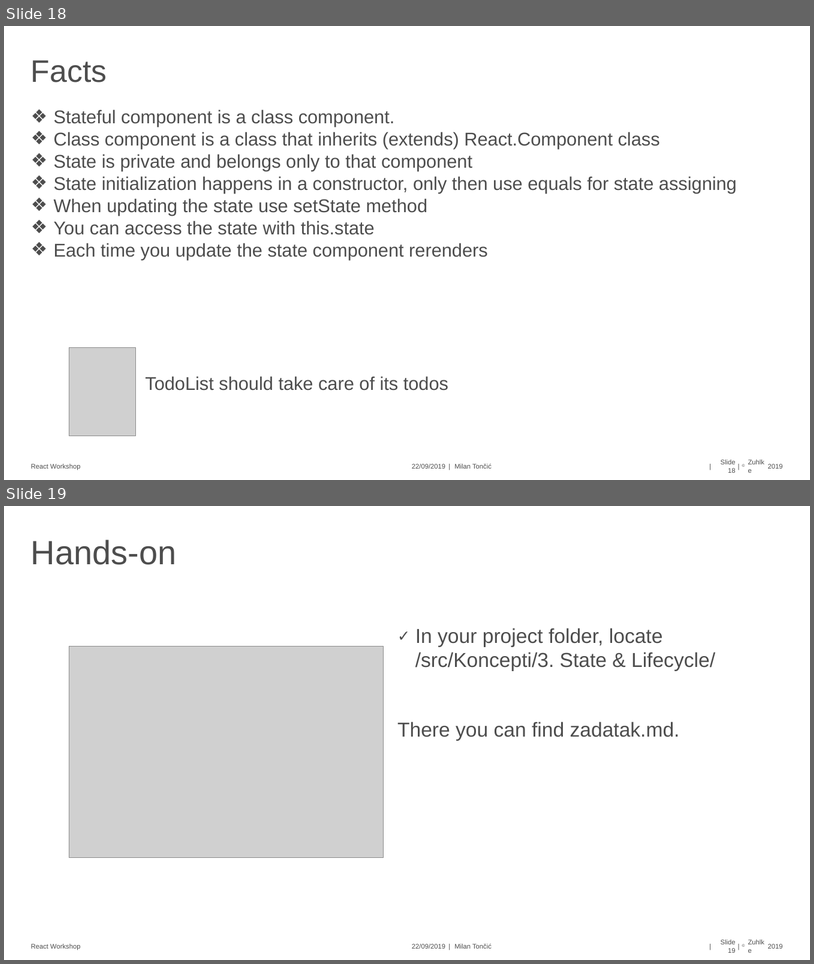
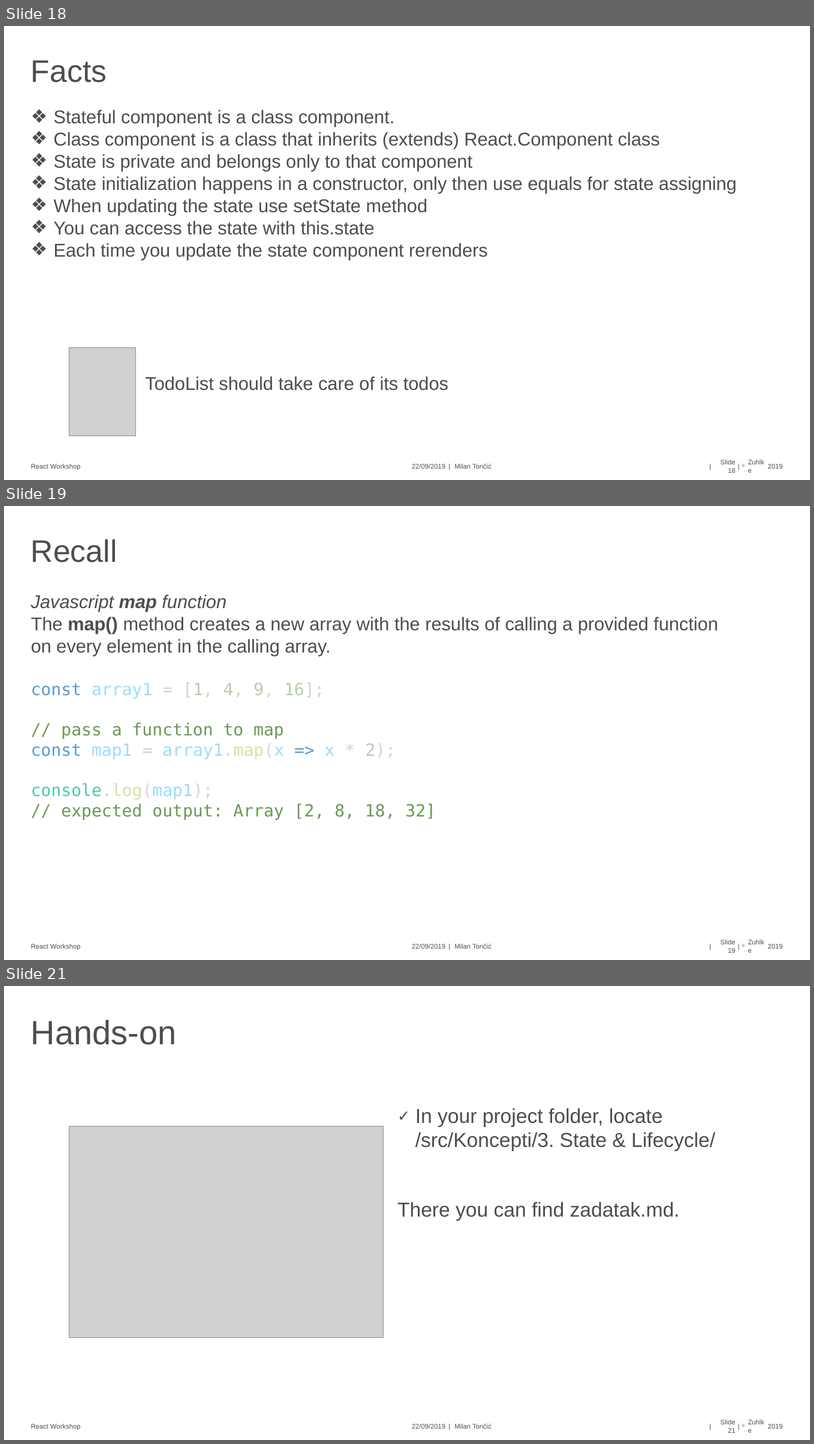
Before and after one commit to mtoncic/React-Workshop-Zuehlke, a slide deck: React-Workshop part1.pptx. Shown one above the other, each under a label of ours: slides 18 and 19 before the commit, slides 18, 19 and 21 after it; the slides between them are not shown. The pictures are 814x964 and 814x1444 pixels, drawn with LibreOffice and Linux fonts; fonts in the diff are those of the drawing; grey boxes stand for pictures. Boxes give left, top, right and bottom in pixels: in the first picture for what was removed or moved away, otherwise in the second. Text is boxed around its words. In the diff, an @@ line names an element or a change of style, - is before the commit and + after.

```diff
--- a/React-Workshop part1.pptx
+++ b/React-Workshop part1.pptx
@@ slide 19 added at box(4, 506, 810, 960), background #FFFFFF; not listed: 10 template elements that a slide beside it also shows @@
@@ title added at box(31, 539, 117, 562), 37 pt, text #4D4D4D @@
+Recall
@@ text added at box(31, 594, 719, 820), 22 pt, text #4D4D4D @@
+Javascript map function
+The map() method creates a new array with the results of calling a provided function
+on every element in the calling array.
+const array1 = [1, 4, 9, 16];
+// pass a function to map
+const map1 = array1.map(x => x * 2);
+console.log(map1);
+// expected output: Array [2, 8, 18, 32]
@@ what was slide 19 is now slide 21 @@
@@ page number at box(721, 1419, 736, 1432): text changed @@
-Slide 19
+Slide 21
```
Also in this commit, not shown: 1 other slide added, 12 other files.
